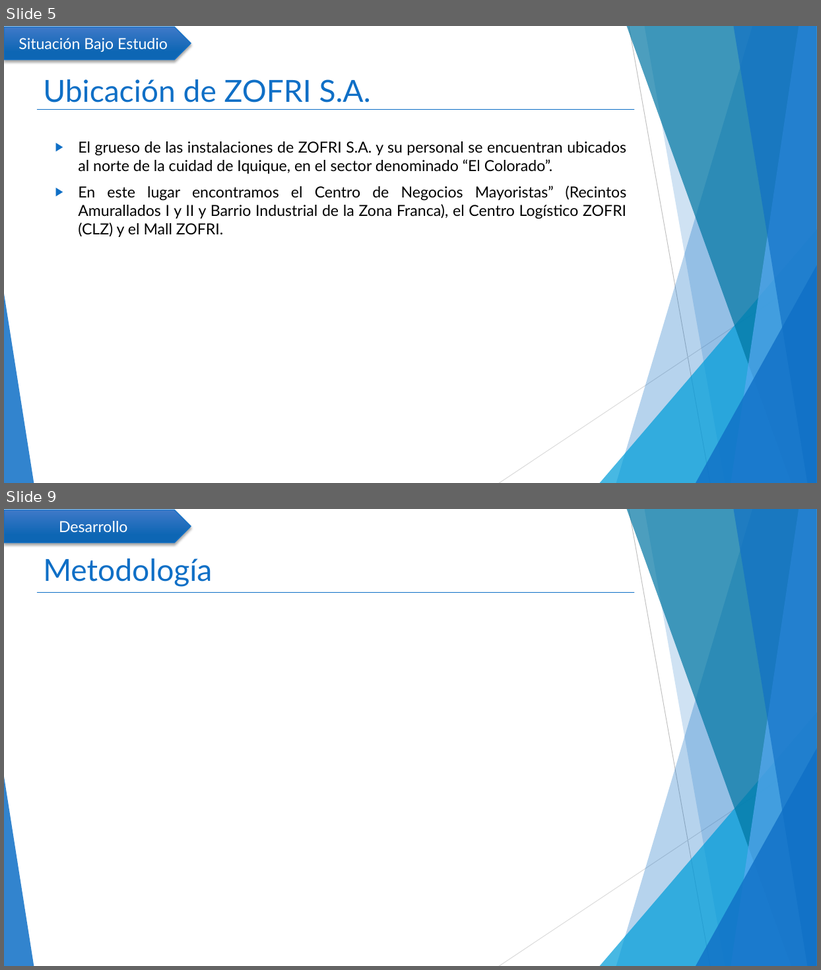
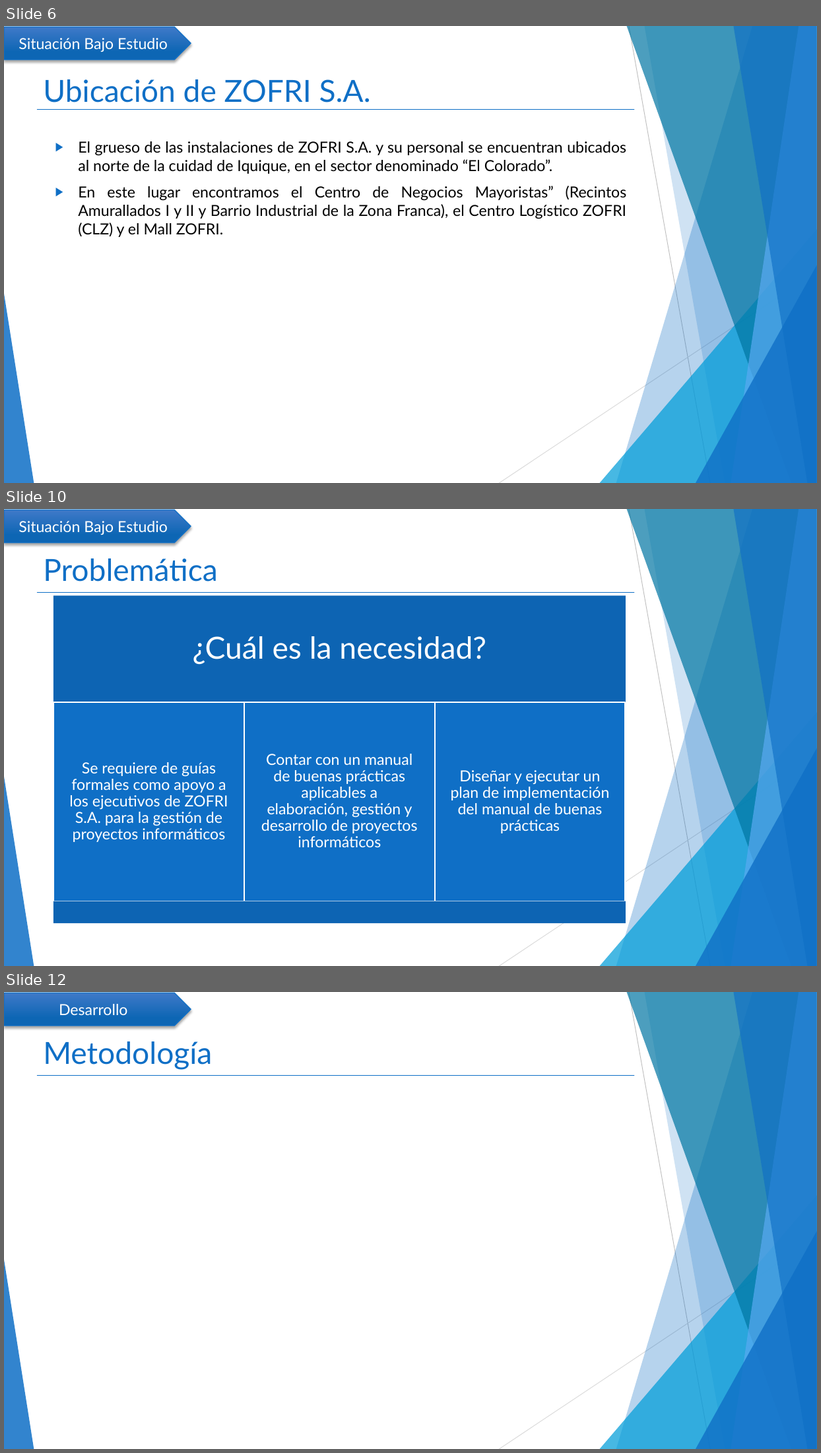
Before and after one commit to mcamara75/tituloUnap, a slide deck: 2018/TT IQQ 2018 Camara y Garay.pptx. Shown one above the other, each under a label of ours: slides 5 and 9 before the commit, slides 6, 10 and 12 after it; the slides between them are not shown. The pictures are 821x970 and 821x1453 pixels, drawn with LibreOffice and Linux fonts; fonts in the diff are those of the drawing. Boxes give left, top, right and bottom in pixels: in the first picture for what was removed or moved away, otherwise in the second. Text is boxed around its words. In the diff, an @@ line names an element or a change of style, - is before the commit and + after.

```diff
--- a/2018/TT IQQ 2018 Camara y Garay.pptx
+++ b/2018/TT IQQ 2018 Camara y Garay.pptx
@@ slide 10 added at (4,509,817,966), background #FFFFFF; not listed: 11 template elements that a slide beside it also shows @@
@@ pentagon arrow added at (4,510,191,543), fill gradient #4079C9 to #0E66B5, outline #0F6FC6 1 pt, 18 pt, text #FFFFFF @@
+Situación Bajo Estudio
@@ title added at (43,559,218,582), 36 pt, text #0F6FC6 @@
+Problemática
@@ rectangle added at (54,595,626,702), fill #0E65B4 @@
@@ text added at (193,636,486,665), 36 pt, text #FFFFFF @@
+¿Cuál es la necesidad?
@@ rectangle added at (54,702,244,901), fill #0F6FC6, outline #FFFFFF 1.5 pt @@
@@ rectangle added at (244,702,435,901), fill #0F6FC6, outline #FFFFFF 1.5 pt @@
@@ rectangle added at (435,702,626,901), fill #0F6FC6, outline #FFFFFF 1.5 pt @@
@@ text added at (69,762,228,842), 18 pt, text #FFFFFF @@
+Se requiere de guías formales como apoyo a los ejecutivos de ZOFRI S.A. para la gestión de proyectos informáticos
@@ text added at (261,754,418,848), 18 pt, text #FFFFFF @@
+Contar con un manual de buenas prácticas aplicables a elaboración, gestión y desarrollo de proyectos informáticos
@@ text added at (451,770,609,834), 18 pt, text #FFFFFF @@
+Diseñar y ejecutar un plan de implementación del manual de buenas prácticas
@@ rectangle added at (54,902,626,923), fill #0E65B4 @@
@@ what was slide 5 is now slide 6 @@
@@ what was slide 9 is now slide 12 @@
```
Also in this commit, not shown: 7 slides changed, 4 other slides added, 2 slides removed.
